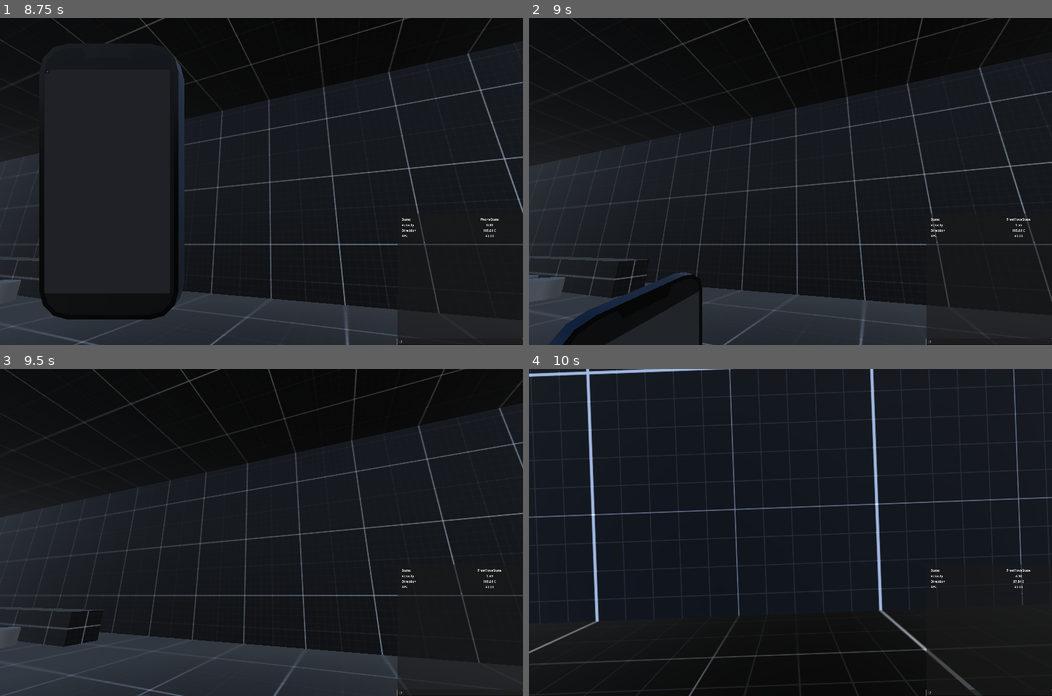
Above: before the commit, frames 1-4 (two rows, left to right).
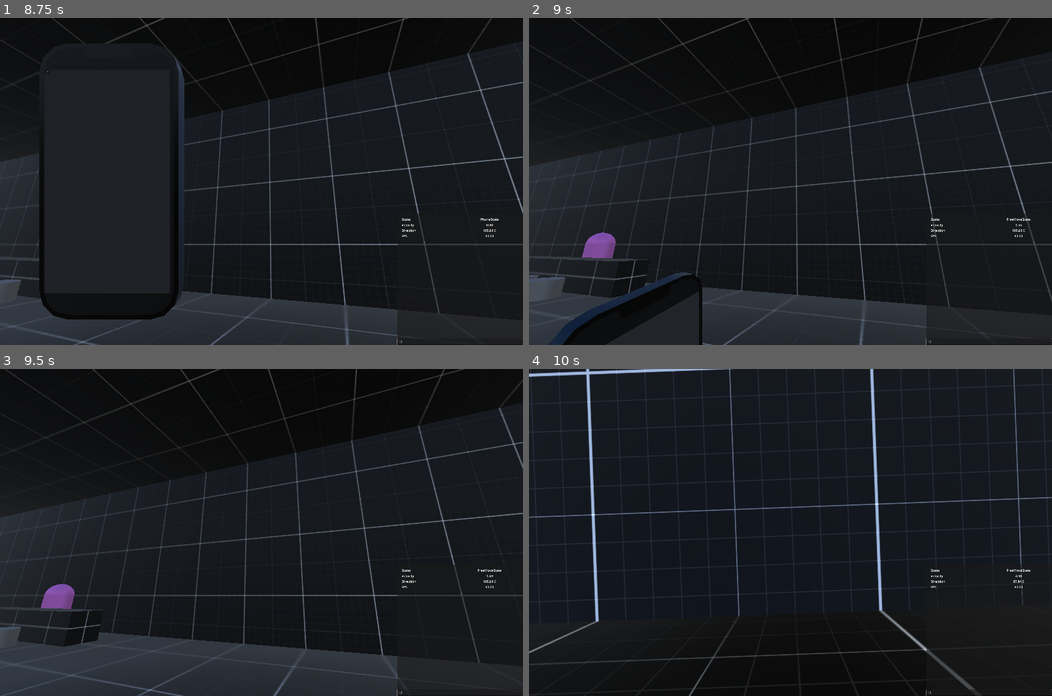
Above: after the commit, the same moments.

Repository: LucasMc17/One-Man-s-Trash
Game: Godot game, scene res://levels/root.tscn
Two runs of this game, one before a commit and one after it. Both use one fixed random seed, a clock stepped at 60 frames per second and the inputs below. A sky picture missing from this copy of the repository is replaced by a grey-blue gradient.
Inputs (mouse positions are in pixels of both pictures, inside the frame that each line leads up to):
- Up to frame 1 (8.75 s): click (460, 341) at 0.52 s; type "12" at 0.6 s; tap Enter at 1.25 s; move the mouse to (256, 188) at 1.27 s; hold W (move_forward) 1.28-2 s; hold Tab (phone) 1.28-2 s; click (256, 188) at 1.42 s; drag from (460, 292) to (235, 246) at 2.02 s; move the mouse to (104, 132) at 2.77 s; hold Tab (phone) 2.78-3.53 s; hold A (move_left) 2.78-4.28 s; move the mouse to (266, 181) at 3.52 s; tap Space (space) at 3.6, 6.6 s; click (266, 181) at 3.67 s; move the mouse to (240, 174) at 4.27 s; hold W (move_forward) 4.28-5 s; hold Tab (phone) 4.28-5 s; drag from (376, 165) to (183, 99) at 5.02 s; move the mouse to (156, 197) at 5.77 s; hold W (move_forward) 5.78-6.53 s; hold Tab (phone) 5.78-6.53 s; click (156, 197) at 5.92 s; move the mouse to (271, 174) at 6.52 s; hold D (move_right) 6.53-7.28 s; move the mouse to (256, 188) at 7.27 s; hold W (move_forward) 7.28-8 s; hold Tab (phone) 7.28-8 s; drag from (418, 230) to (235, 246) at 8.02 s
- Up to frame 2 (9 s): move the mouse to (633, 132) at 8.77 s; hold S (move_backward) from 8.78 s (still down); hold Tab (phone) from 8.78 s (still down)
- Up to frame 3 (9.5 s): keep holding S (move_backward); keep holding Tab (phone)
- Up to frame 4 (10 s): move the mouse to (795, 532) at 9.52 s; release S (move_backward) at 9.53 s; release Tab (phone) at 9.53 s; hold A (move_left) from 9.53 s (still down); tap Space (space) at 9.6 s

Frame 1 is identical in both runs. In frame 2, 0.4% of the frame differs, in the area x 10-17%, y 65-74%; in frame 3, 0.4%; in frame 4, less than 0.1%.

Commit message:
starting to set up npc state machine

Diff:
--- a/levels/root.tscn
+++ b/levels/root.tscn
@@ -1,9 +1,10 @@
-[gd_scene load_steps=5 format=3 uid="uid://b2m4463t40ea1"]
+[gd_scene load_steps=6 format=3 uid="uid://b2m4463t40ea1"]
 
 [ext_resource type="PackedScene" uid="uid://dp1q3ngso06dk" path="res://scenes/player/player.tscn" id="1_06ee0"]
 [ext_resource type="PackedScene" uid="uid://bquo2sra7l7e6" path="res://scenes/envs/daytime_env.tscn" id="2_8knpd"]
 [ext_resource type="PackedScene" uid="uid://brwpkrrtos4o5" path="res://debug/debug_block.tscn" id="3_fna0s"]
 [ext_resource type="PackedScene" uid="uid://bo47ph4exyenq" path="res://scenes/chairs/debug_chair_01.tscn" id="4_70sce"]
+[ext_resource type="PackedScene" uid="uid://buguuxwjtfcow" path="res://scenes/npcs/base_npc.tscn" id="5_h8gg8"]
 
 [node name="Node3D" type="Node3D"]
 
@@ -59,3 +60,6 @@
 transform = Transform3D(1, 0, 0, 0, 1, 0, 0, 0, 1, 0.744456, 0, 2.97665)
 
 [node name="Doors" type="Node3D" parent="."]
+
+[node name="BaseNPC" parent="." instance=ExtResource("5_h8gg8")]
+transform = Transform3D(1, 0, 0, 0, 1, 0, 0, 0, 1, 3.05293, 0, 1.24452)
--- /dev/null
+++ b/scenes/npcs/base_npc.gd
@@ -0,0 +1,21 @@
+@tool
+class_name NPC extends AnimatableBody3D
+
+# @export var MOVEMENT_POINTS : Array[Vector3]:
+# 	set(val):
+# 		if POINT_HOLDER:
+# 			# print(POINT_HOLDER.get_owner(), POINT_HOLDER.get_children())
+# 			for point in POINT_HOLDER.get_children():
+# 				point.free()
+# 			for i in val.size():
+# 				var point = val[i]
+# 				var marker = Marker3D.new()
+# 				marker.position = point
+# 				# marker.set_owner(POINT_HOLDER)
+# 				# marker.gizmo_extents = 1.0
+# 				POINT_HOLDER.add_child(marker)
+# 				print(marker.get_parent())
+# 		MOVEMENT_POINTS = val
+
+# NODES
+@onready var POINT_HOLDER = %MovementPoints
--- /dev/null
+++ b/scenes/npcs/base_npc.tscn
@@ -0,0 +1,48 @@
+[gd_scene load_steps=10 format=3 uid="uid://buguuxwjtfcow"]
+
+[ext_resource type="PackedScene" uid="uid://cc3i1lkhw8w7t" path="res://interactables/Interactable.tscn" id="1_65blf"]
+[ext_resource type="Script" uid="uid://44ewrqrvbb6h" path="res://scenes/npcs/base_npc.gd" id="1_wwrmc"]
+[ext_resource type="Script" uid="uid://cau1wg8ulku16" path="res://states/state_machine.gd" id="2_vy5f6"]
+[ext_resource type="Script" uid="uid://m1kjxk0oq7j1" path="res://scenes/npcs/states/npc_state.gd" id="4_iwxdd"]
+
+[sub_resource type="CapsuleShape3D" id="CapsuleShape3D_6qnc6"]
+
+[sub_resource type="StandardMaterial3D" id="StandardMaterial3D_6qnc6"]
+albedo_color = Color(1, 0.560784, 1, 1)
+
+[sub_resource type="CapsuleMesh" id="CapsuleMesh_65blf"]
+material = SubResource("StandardMaterial3D_6qnc6")
+
+[sub_resource type="CapsuleShape3D" id="CapsuleShape3D_vy5f6"]
+
+[sub_resource type="InputEventKey" id="InputEventKey_wwrmc"]
+device = -1
+keycode = 69
+unicode = 101
+
+[node name="BaseNPC" type="AnimatableBody3D"]
+script = ExtResource("1_wwrmc")
+
+[node name="CollisionShape3D" type="CollisionShape3D" parent="."]
+transform = Transform3D(1, 0, 0, 0, 1, 0, 0, 0, 1, 0, 1, 0)
+shape = SubResource("CapsuleShape3D_6qnc6")
+
+[node name="MeshInstance3D" type="MeshInstance3D" parent="CollisionShape3D"]
+mesh = SubResource("CapsuleMesh_65blf")
+
+[node name="Interactable" parent="." instance=ExtResource("1_65blf")]
+shape = SubResource("CapsuleShape3D_vy5f6")
+collision_position = Vector3(0, 1, 0)
+interact_button = SubResource("InputEventKey_wwrmc")
+message = "Press [E] to talk"
+
+[node name="StateMachine" type="Node" parent="." node_paths=PackedStringArray("CURRENT_STATE")]
+script = ExtResource("2_vy5f6")
+CURRENT_STATE = NodePath("TestState")
+metadata/_custom_type_script = "uid://cau1wg8ulku16"
+
+[node name="TestState" type="Node" parent="StateMachine"]
+script = ExtResource("4_iwxdd")
+
+[node name="MovementPoints" type="Node3D" parent="."]
+unique_name_in_owner = true
--- /dev/null
+++ b/scenes/npcs/states/npc_state.gd
@@ -0,0 +1,4 @@
+class_name NPCState extends State
+
+# EXPORTS
+@export var ACTOR : NPC
Not shown, added: scenes/npcs/base_npc.gd.uid
Not shown, added: scenes/npcs/states/npc_state.gd.uid
Not shown: 1 places in scenes/player/player.tscn that only renumber resources
